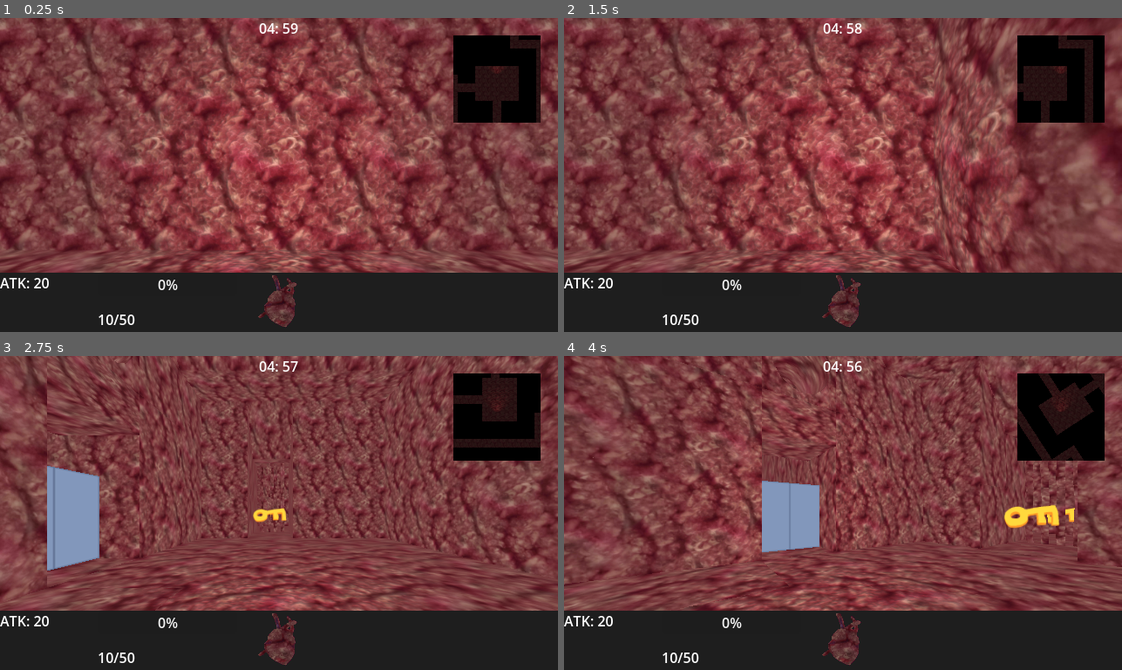
Above: before the commit, frames 1-4 (two rows, left to right).
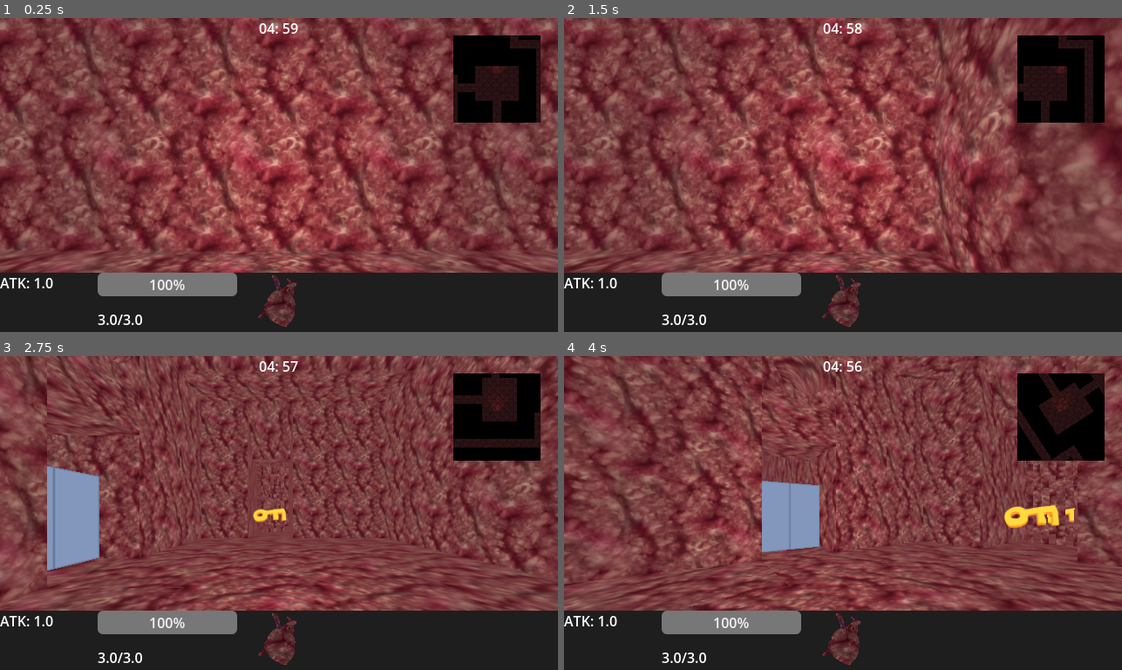
Above: after the commit, the same moments.

Repository: danielday-dev/dungeon-crawler-jam-2025
Game: Godot game, scene res://Levels/level.tscn
Same seed, same stepped clock (60 frames per second), same inputs: the game is played once before the commit and once after it.
Inputs (mouse positions are in pixels of both pictures, inside the frame that each line leads up to):
- Up to frame 1 (0.25 s): no input
- Up to frame 2 (1.5 s): tap Enter at 0.5 s; move the mouse to (965, 159) at 0.52 s; hold D (right) 0.53-1.28 s; tap Q (look_left) at 0.6 s; click (965, 159) at 0.67 s; move the mouse to (731, 190) at 1.27 s; hold S (down) from 1.28 s (still down); tap E (look_right) at 1.35 s
- Up to frame 3 (2.75 s): move the mouse to (334, 443) at 2.02 s; release S (down) at 2.03 s; hold D (right) from 2.03 s (still down); tap Q (look_left) at 2.1 s
- Up to frame 4 (4 s): move the mouse to (815, 575) at 2.77 s; release D (right) at 2.78 s; hold W (up) 2.78-3.53 s; tap E (look_right) at 2.85 s; click (815, 575) at 2.92 s; move the mouse to (1010, 560) at 3.52 s; hold A (left) from 3.53 s (still down); tap Q (look_left) at 3.6 s

The runs differ from the first frame. In frame 1, 2.1% of the frame differs, in the area x 6-43%, y 81-98%; in frame 2, 2.1%; in frame 3, 2.1%; in frame 4, 2.1%.

Commit message:
MERGE PLS

Diff:
--- a/Assets/Combat/combat.gd
+++ b/Assets/Combat/combat.gd
@@ -132,7 +132,7 @@
 	#on hit;
 	print_debug("Hit weak spot")
 	_gun._shoot();
-	m_enemy.m_health -= 1;
+	m_enemy.m_health -= Player.s_instance.damage;
 	enemy_hit.emit();
 	if (m_enemy.m_health <= 0):
 		GameState.s_instance.set_state(GameState.State.Exploring);
@@ -197,6 +197,12 @@
 		print_debug("Attack dodged");
 	else:
 		print_debug("Attack hit");
+		Player.s_instance.timer._bpm += 10;
+		Player.s_instance.m_health -= 1;
+		if (Player.s_instance.m_health <= 0):
+			print_debug("DEAD")
+			get_tree().change_scene_to_file("res://Assets/UI/Menus/End/End.tscn")
+			#TODO: DIE
 		player_hit.emit();
 	_set_visible_indicators();
 	_processed_action = true;
@@ -228,6 +234,9 @@
 	var nextActionType: Action = _attackPattern.get(_attack_index);
 	var attackDirection: Vector2;
 
+	if (Player.s_instance.timer._bpm > Player.s_instance.timer._base_bpm):
+		Player.s_instance.timer._bpm -= 10.0;
+
 	# carry over direction if it's been set (so we don't lose it going from ATK_START to ATK_END)
 	if _current_action.get("Direction", Vector2.ZERO) != Vector2.ZERO:
 		attackDirection =_current_action.get("Direction");
--- a/Assets/Entities/Base/entity_base.gd
+++ b/Assets/Entities/Base/entity_base.gd
@@ -9,6 +9,7 @@
 
 var m_input_move : Vector2i = Vector2i.ZERO;
 var m_input_turn : float = 0.0;
+@export var m_max_health: float = 3.0;
 @export var m_health: float = 3.0;
 
 #########################################################################
--- a/Assets/Entities/Player/player.gd
+++ b/Assets/Entities/Player/player.gd
@@ -8,12 +8,13 @@
 @onready var camera : Camera3D = $Head/CameraTransform/FirstPersonCamera
 @onready var map_cam_position : Node3D = $Head/MapCameraPos
 @export var dodgeCurve: Curve;
+@export var timer: Heartbeat;
 
 var m_cam_original_pos: Vector3;
 var m_dodge_lerp: float = 0.0;
 var m_dodging_direction: Vector2 = Vector2.ZERO;
 var m_dodge_distance: float = 0.25;
-
+var damage = 1.0;
 
 
 func _init() -> void:
--- /dev/null
+++ b/Assets/Interactables/Pill/pill.gd
@@ -0,0 +1,8 @@
+extends InteractableBase
+
+@export var m_item : Inventory.Item = Inventory.Item.;
+
+func interact_internal() -> void:
+	Player.s_instance.m_health = Player.s_instance.m_max_health;
+	reset_tile();
+	visible = false;
--- a/Assets/Interactables/Pill/pill.tscn
+++ b/Assets/Interactables/Pill/pill.tscn
@@ -4,6 +4,7 @@
 [ext_resource type="Texture2D" uid="uid://bc8vegy6ah47k" path="res://Assets/Interactables/Pill/pill.png" id="2_4d2cs"]
 
 [node name="Pill" instance=ExtResource("1_frx0s")]
+m_item = 6
 
 [node name="Sprite" parent="." index="0"]
 texture = ExtResource("2_4d2cs")
--- a/Assets/UI/HUD/HUD.tscn
+++ b/Assets/UI/HUD/HUD.tscn
@@ -1,9 +1,12 @@
-[gd_scene load_steps=5 format=3 uid="uid://b15m2c5f4ov54"]
+[gd_scene load_steps=8 format=3 uid="uid://b15m2c5f4ov54"]
 
 [ext_resource type="Script" uid="uid://dnpap6hfh2pjb" path="res://Assets/UI/HUD/HUD.gd" id="1_brvsv"]
 [ext_resource type="Script" uid="uid://c2q1xfqncekp2" path="res://Assets/UI/HUD/interact_button.gd" id="2_ncpyi"]
+[ext_resource type="Script" uid="uid://gubskwotaal5" path="res://Assets/UI/HUD/progress_bar.gd" id="3_3gux2"]
 [ext_resource type="PackedScene" uid="uid://bsd4yf63bx4y" path="res://Assets/UI/Menus/Inventory/inventory.tscn" id="3_brvsv"]
 [ext_resource type="Texture2D" uid="uid://b2epu3dpkwd00" path="res://Assets/UI/HUD/heart.png" id="3_ncpyi"]
+[ext_resource type="Script" uid="uid://g3v48yvmunmk" path="res://Assets/UI/HUD/rich_text_label_damage.gd" id="3_ynvuc"]
+[ext_resource type="Script" uid="uid://cj5h1mtor7tyn" path="res://Assets/UI/HUD/rich_text_label.gd" id="4_t3xkd"]
 
 [node name="HUD" type="Control"]
 layout_mode = 3
@@ -75,6 +78,7 @@
 layout_mode = 2
 text = "ATK: 20"
 fit_content = true
+script = ExtResource("3_ynvuc")
 
 [node name="HSplitContainer" type="HSplitContainer" parent="VSplitContainer/ColorRect/HSplitContainer"]
 layout_mode = 2
@@ -88,11 +92,13 @@
 
 [node name="ProgressBar" type="ProgressBar" parent="VSplitContainer/ColorRect/HSplitContainer/HSplitContainer/VSplitContainer"]
 layout_mode = 2
+script = ExtResource("3_3gux2")
 
 [node name="RichTextLabel" type="RichTextLabel" parent="VSplitContainer/ColorRect/HSplitContainer/HSplitContainer/VSplitContainer"]
 layout_mode = 2
 text = "10/50"
 scroll_active = false
+script = ExtResource("4_t3xkd")
 
 [node name="HSplitContainer" type="HSplitContainer" parent="VSplitContainer/ColorRect/HSplitContainer/HSplitContainer"]
 layout_mode = 2
--- /dev/null
+++ b/Assets/UI/HUD/progress_bar.gd
@@ -0,0 +1,4 @@
+extends ProgressBar
+
+func _process(delta: float) -> void:
+	value = (Player.s_instance.m_health / Player.s_instance.m_max_health) * 100
--- /dev/null
+++ b/Assets/UI/HUD/rich_text_label.gd
@@ -0,0 +1,4 @@
+extends RichTextLabel
+
+func _process(delta: float) -> void:
+	text = str(Player.s_instance.m_health) + "/" + str(Player.s_instance.m_max_health);
--- /dev/null
+++ b/Assets/UI/HUD/rich_text_label_damage.gd
@@ -0,0 +1,5 @@
+extends RichTextLabel
+
+# Called every frame. 'delta' is the elapsed time since the previous frame.
+func _process(delta: float) -> void:
+	text = "ATK: " + str(Player.s_instance.damage);
--- a/Assets/UI/Menus/Inventory/inventory.gd
+++ b/Assets/UI/Menus/Inventory/inventory.gd
@@ -79,6 +79,7 @@
 		#need to replace the prints with message popups
 		Item.Digoxin:
 			outputString = ("Lowered your heartbeat a bit.. ")
+			Player.s_instance.timer._bpm = Player.s_instance.timer._base_bpm - 40;
 			removeItem(Item.Digoxin)
 		Item.BoneMarrow:
 			#increase max health
@@ -87,6 +88,7 @@
 			#increase health
 			removeItem(Item.Blood)
 		Item.Steroids:
+			Player.s_instance.damage += 0.5
 			removeItem(Item.Steroids)
 		Item.DoorKey1:
 			outputString = ("Nothing happens, maybe you shouldve interacted with the door instead? You're always like this")
--- a/Levels/level.tscn
+++ b/Levels/level.tscn
@@ -10,13 +10,16 @@
 [ext_resource type="PackedScene" uid="uid://b2ljwpxvaib4e" path="res://Assets/LevelBase/level_base.tscn" id="4_xto7t"]
 [ext_resource type="PackedScene" uid="uid://ddffnt81wfxkt" path="res://Assets/Combat/TargetingRing/targeting_ring_3d.tscn" id="5_eabcg"]
 [ext_resource type="PackedScene" uid="uid://b7va83v27o3r5" path="res://Assets/Entities/Enemies/FleshHulk/flesh_hulk.tscn" id="5_uhyyw"]
+[ext_resource type="Curve" uid="uid://cimeglonmwebj" path="res://Assets/Combat/dodge_curve.tres" id="7_3hgmi"]
+[ext_resource type="Curve" uid="uid://cke3svavh05ce" path="res://Assets/Combat/take_hit_curve.tres" id="8_xsqsu"]
 [ext_resource type="PackedScene" uid="uid://ch76egjwfoxtw" path="res://Assets/Combat/AttackIndicators/attack_indicators.tscn" id="9_dvejp"]
 [ext_resource type="PackedScene" uid="uid://r3bgg2rb0fuc" path="res://Assets/Interactables/Key/key.tscn" id="9_eabcg"]
 [ext_resource type="PackedScene" uid="uid://bipdemnub3ll6" path="res://Assets/Interactables/Computer/computer.tscn" id="9_t2u7g"]
 [ext_resource type="PackedScene" uid="uid://cd5qup2fglss" path="res://Assets/Popup/popup.tscn" id="10_vmy0u"]
 [ext_resource type="PackedScene" uid="uid://c8y2as0h745ng" path="res://Assets/Interactables/Vent/vent.tscn" id="10_vx8ih"]
 [ext_resource type="PackedScene" uid="uid://drlxohf1bvfr6" path="res://Assets/Interactables/Door/door.tscn" id="12_dvejp"]
-[ext_resource type="PackedScene" uid="uid://bgb515ef7rdxx" path="res://Assets/Interactables/Pill/pill.tscn" id="16_vmy0u"]
+[ext_resource type="PackedScene" uid="uid://dtl4rkwgod38y" path="res://Assets/Entities/Enemies/Chicken/chicken_zombie.tscn" id="16_vmy0u"]
+[ext_resource type="PackedScene" uid="uid://bgb515ef7rdxx" path="res://Assets/Interactables/Pill/pill.tscn" id="20_jmcc3"]
 
 [sub_resource type="ProceduralSkyMaterial" id="ProceduralSkyMaterial_s41d2"]
 sky_horizon_color = Color(0.662243, 0.671743, 0.686743, 1)
@@ -57,7 +60,10 @@
 [node name="WorldEnvironment" type="WorldEnvironment" parent="."]
 environment = SubResource("Environment_wav5q")
 
-[node name="Player" parent="." instance=ExtResource("1_s41d2")]
+[node name="Player" parent="." node_paths=PackedStringArray("timer") instance=ExtResource("1_s41d2")]
+dodgeCurve = ExtResource("7_3hgmi")
+timer = NodePath("../Heartbeat")
+takeHitCurve = ExtResource("8_xsqsu")
 
 [node name="CanvasLayer" type="CanvasLayer" parent="."]
 
@@ -102,6 +108,9 @@
 
 [node name="Popup" parent="CanvasLayer" instance=ExtResource("10_vmy0u")]
 
+[node name="Chicken" parent="CanvasLayer" instance=ExtResource("16_vmy0u")]
+transform = Transform3D(1, 0, 0, 0, 1, 0, 0, 0, 1, -1.56132, 0.5, 4.48848)
+
 [node name="LevelBase" parent="." instance=ExtResource("4_xto7t")]
 data = {
 "cells": PackedInt32Array(0, 65534, 1048577, 65535, 65535, 1048577, 65534, 65535, 1048577, 65535, 0, 1048577, 0, 0, 104 …(47229 unchanged characters)…
@@ -167,19 +176,18 @@
 [node name="Computer5" parent="Interactables" instance=ExtResource("9_t2u7g")]
 transform = Transform3D(-4.37114e-08, 0, 1, 0, 1, 0, -1, 0, -4.37114e-08, -7.5, 0.5, -0.5)
 
-[node name="Pill" parent="Interactables" instance=ExtResource("16_vmy0u")]
+[node name="Pill" parent="Interactables" instance=ExtResource("20_jmcc3")]
 transform = Transform3D(1, 0, 0, 0, 1, 0, 0, 0, 1, -4.5, 0.5, -1.5)
-m_item = 6
-
-[node name="Pill2" parent="Interactables" instance=ExtResource("16_vmy0u")]
+
+[node name="Pill2" parent="Interactables" instance=ExtResource("20_jmcc3")]
 transform = Transform3D(1, 0, 0, 0, 1, 0, 0, 0, 1, -9.5, 0.5, -0.5)
 m_item = 7
 
-[node name="Pill3" parent="Interactables" instance=ExtResource("16_vmy0u")]
+[node name="Pill3" parent="Interactables" instance=ExtResource("20_jmcc3")]
 transform = Transform3D(1, 0, 0, 0, 1, 0, 0, 0, 1, -15.5, 0.5, -1.5)
 m_item = 8
 
-[node name="Pill4" parent="Interactables" instance=ExtResource("16_vmy0u")]
+[node name="Pill4" parent="Interactables" instance=ExtResource("20_jmcc3")]
 transform = Transform3D(1, 0, 0, 0, 1, 0, 0, 0, 1, -36.5, 0.5, 1.5)
 m_item = 9
 
@@ -218,37 +226,36 @@
 [node name="Computer8" parent="Interactables" instance=ExtResource("9_t2u7g")]
 transform = Transform3D(-4.37114e-08, 0, -1, 0, 1, 0, 1, 0, -4.37114e-08, -16.5, 0.5, 22.5)
 
-[node name="Pill7" parent="Interactables" instance=ExtResource("16_vmy0u")]
+[node name="Pill7" parent="Interactables" instance=ExtResource("20_jmcc3")]
 transform = Transform3D(1, 0, 0, 0, 1, 0, 0, 0, 1, -31.5, 0.5, 7.5)
 m_item = 9
 
-[node name="Pill8" parent="Interactables" instance=ExtResource("16_vmy0u")]
+[node name="Pill8" parent="Interactables" instance=ExtResource("20_jmcc3")]
 transform = Transform3D(1, 0, 0, 0, 1, 0, 0, 0, 1, -29.5, 0.5, 13.5)
-m_item = 6
-
-[node name="Pill9" parent="Interactables" instance=ExtResource("16_vmy0u")]
+
+[node name="Pill9" parent="Interactables" instance=ExtResource("20_jmcc3")]
 transform = Transform3D(1, 0, 0, 0, 1, 0, 0, 0, 1, -11.5, 0.5, 9.5)
 m_item = 9
 
-[node name="Pill10" parent="Interactables" instance=ExtResource("16_vmy0u")]
+[node name="Pill10" parent="Interactables" instance=ExtResource("20_jmcc3")]
 transform = Transform3D(1, 0, 0, 0, 1, 0, 0, 0, 1, -18.5, 0.5, 11.5)
 m_item = 9
 
-[node name="Pill11" parent="Interactables" instance=ExtResource("16_vmy0u")]
+[node name="Pill11" parent="Interactables" instance=ExtResource("20_jmcc3")]
 transform = Transform3D(1, 0, 0, 0, 1, 0, 0, 0, 1, -16.5, 0.5, 18.5)
 m_item = 7
 
-[node name="Pill12" parent="Interactables" instance=ExtResource("16_vmy0u")]
+[node name="Pill12" parent="Interactables" instance=ExtResource("20_jmcc3")]
 transform = Transform3D(1, 0, 0, 0, 1, 0, 0, 0, 1, -25.5, 0.5, 14.5)
 m_item = 7
 
-[node name="Pill13" parent="Interactables" instance=ExtResource("16_vmy0u")]
+[node name="Pill13" parent="Interactables" instance=ExtResource("20_jmcc3")]
 transform = Transform3D(1, 0, 0, 0, 1, 0, 0, 0, 1, -26.5, 0.5, 14.5)
 m_item = 8
 
 [node name="Vent3" parent="Interactables" instance=ExtResource("10_vx8ih")]
 transform = Transform3D(-4.37114e-08, 0, 1, 0, 1, 0, -1, 0, -4.37114e-08, -29.5, 0.5, -3.5)
 
-[node name="Pill14" parent="Interactables" instance=ExtResource("16_vmy0u")]
+[node name="Pill14" parent="Interactables" instance=ExtResource("20_jmcc3")]
 transform = Transform3D(1, 0, 0, 0, 1, 0, 0, 0, 1, -37.5, 0.5, -3.5)
 m_item = 9
Not shown, added: Assets/Interactables/Pill/pill.gd.uid
Not shown, added: Assets/UI/HUD/progress_bar.gd.uid
Not shown, added: Assets/UI/HUD/rich_text_label.gd.uid
Not shown, added: Assets/UI/HUD/rich_text_label_damage.gd.uid
Not shown: 2 places in Levels/level.tscn that only renumber resources
